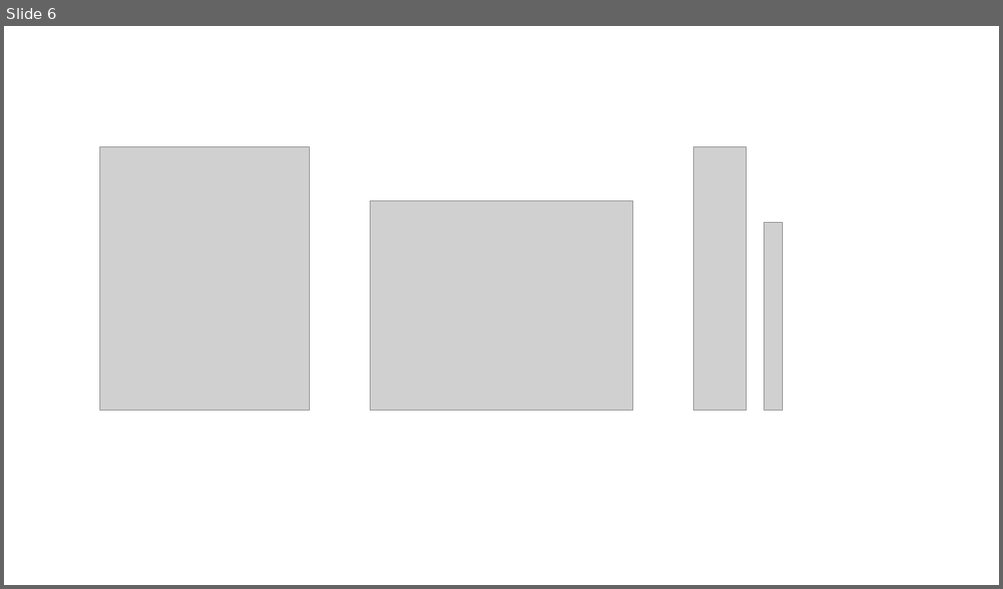
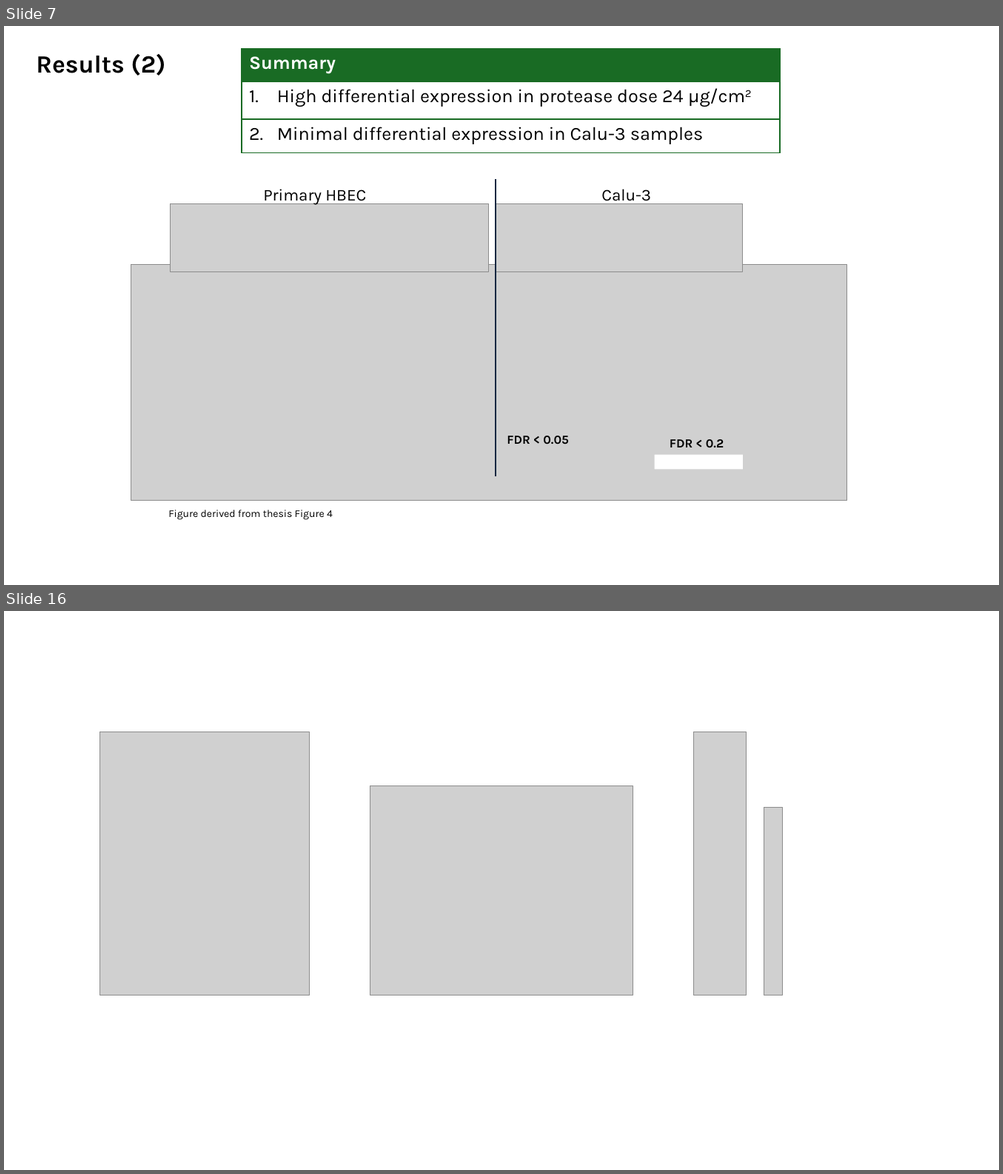
Before and after one commit to CJ770411/L4137_HBEC_EV_Transcriptomics-Project, a slide deck: viva/presentation/drafts/viva_presentation_DRAFT_1.pptx. Shown one above the other, each under a label of ours: slide 6 before the commit, slides 7 and 16 after it; the slides between them are not shown. The pictures are 1003x589 and 1003x1174 pixels, drawn with LibreOffice and Linux fonts; fonts in the diff are those of the drawing; grey boxes stand for pictures. Boxes give left, top, right and bottom in pixels: in the first picture for what was removed or moved away, otherwise in the second. Text is boxed around its words. In the diff, an @@ line names an element or a change of style, - is before the commit and + after.

```diff
--- a/viva/presentation/drafts/viva_presentation_DRAFT_1.pptx
+++ b/viva/presentation/drafts/viva_presentation_DRAFT_1.pptx
@@ slide 7 added at (x1=4, y1=26, x2=999, y2=585), background #FFFFFF @@
@@ text added at (x1=36, y1=54, x2=165, y2=76), 24 pt, text #000000, bold @@
+Results (2)
@@ table added at (x1=242, y1=48, x2=780, y2=153), 3 rows, 1 columns @@
+Summary
+High differential expression in protease dose 24 µg/cm2
+Minimal differential expression in Calu-3 samples
@@ line added from (495, 179) to (495, 477), #0E2841 1.5 pt @@
@@ text added at (x1=263, y1=189, x2=366, y2=206), 16 pt, text #000000 @@
+Primary HBEC
@@ text added at (x1=601, y1=189, x2=651, y2=206), 16 pt, text #000000 @@
+Calu-3
@@ picture added at (x1=170, y1=204, x2=488, y2=272) @@
@@ picture added at (x1=495, y1=204, x2=743, y2=272) @@
@@ picture added at (x1=131, y1=265, x2=846, y2=500) @@
@@ text added at (x1=506, y1=436, x2=569, y2=444), 12 pt, text #000000, bold @@
+FDR < 0.05
@@ text added at (x1=669, y1=440, x2=723, y2=448), 12 pt, text #000000, bold @@
+FDR < 0.2
@@ rectangle added at (x1=654, y1=455, x2=743, y2=470), fill #FFFFFF @@
@@ text added at (x1=168, y1=510, x2=333, y2=520), 10 pt, text #000000 @@
+Figure derived from thesis Figure 4
@@ what was slide 6 is now slide 16 @@
```
Also in this commit, not shown: 4 slides changed, 10 other slides added, 8 other files.
